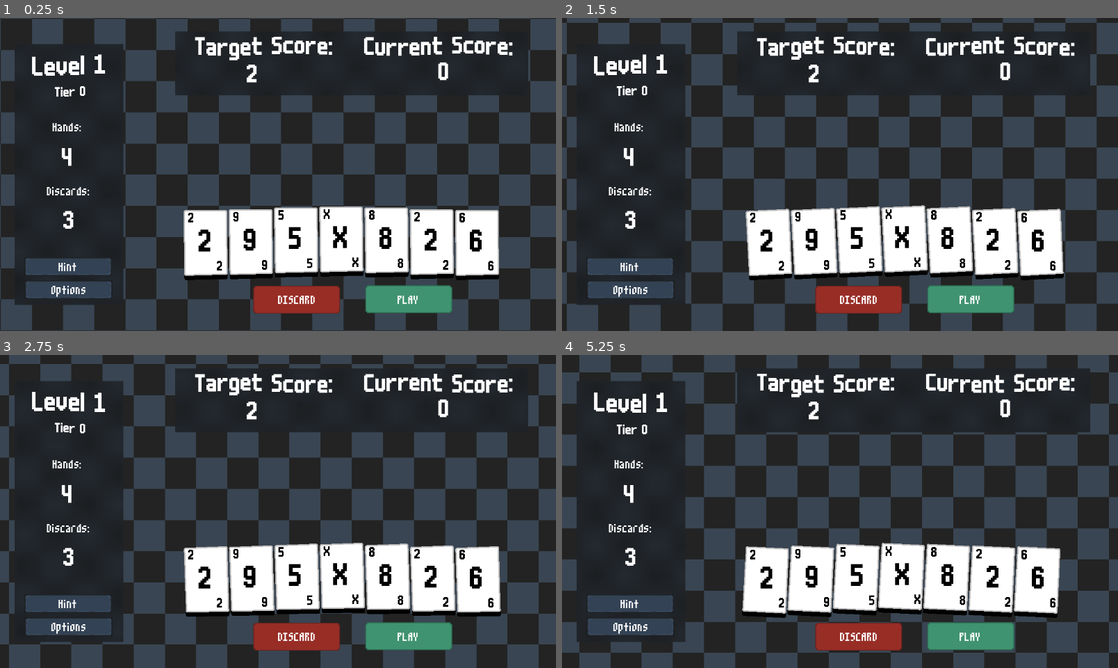
Above: before the commit, frames 1-4 (two rows, left to right).
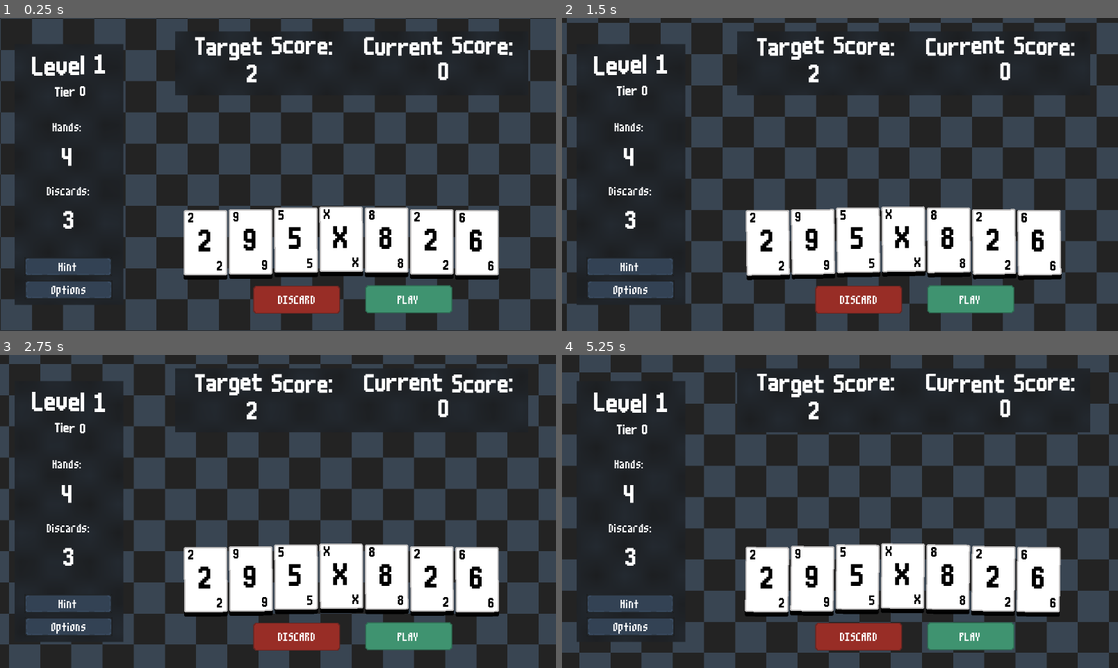
Above: after the commit, the same moments.

Repository: hd2802/stack-demon
Game: Godot game, scene res://_Scenes/LevelRunner/level_runner.tscn
Same seed, same stepped clock (60 frames per second), same inputs: the game is played once before the commit and once after it.
Inputs (mouse positions are in pixels of both pictures, inside the frame that each line leads up to):
- Up to frame 1 (0.25 s): no input
- Up to frame 2 (1.5 s): click "PLAY" at 0.5 s; click "PLAY" at 1.25 s
- Up to frame 3 (2.75 s): click "DISCARD" at 2 s
- Up to frame 4 (5.25 s): click (628, 602) at 2.75 s; click "DISCARD" at 3.5 s; click (628, 602) at 4.25 s; click "PLAY" at 5 s

The runs differ from the first frame. In frame 1, 0.4% of the frame differs, in the area x 33-90%, y 60-84%; in frame 2, 1.7%, in the area x 33-91%, y 59-84%; in frame 3, 1.3%; in frame 4, 1.7%.

Commit message:
feat: card idle animation more chill

Diff:
--- a/_Scenes/Card/card.tscn
+++ b/_Scenes/Card/card.tscn
@@ -21,7 +21,7 @@
 shader_parameter/x_rot = 0.0
 shader_parameter/inset = 0.0
 shader_parameter/hovering = 0.0
-shader_parameter/rand_trans_power = 1.0
+shader_parameter/rand_trans_power = 0.25
 shader_parameter/rand_seed = 0.0
 shader_parameter/vortex_amt = 0.0
 shader_parameter/rotation = 0.0
